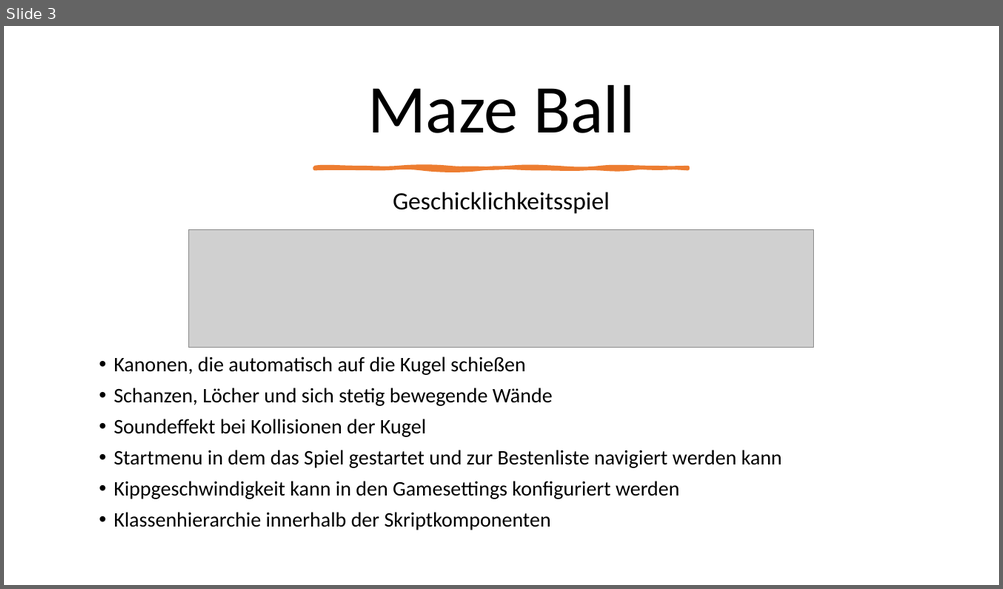
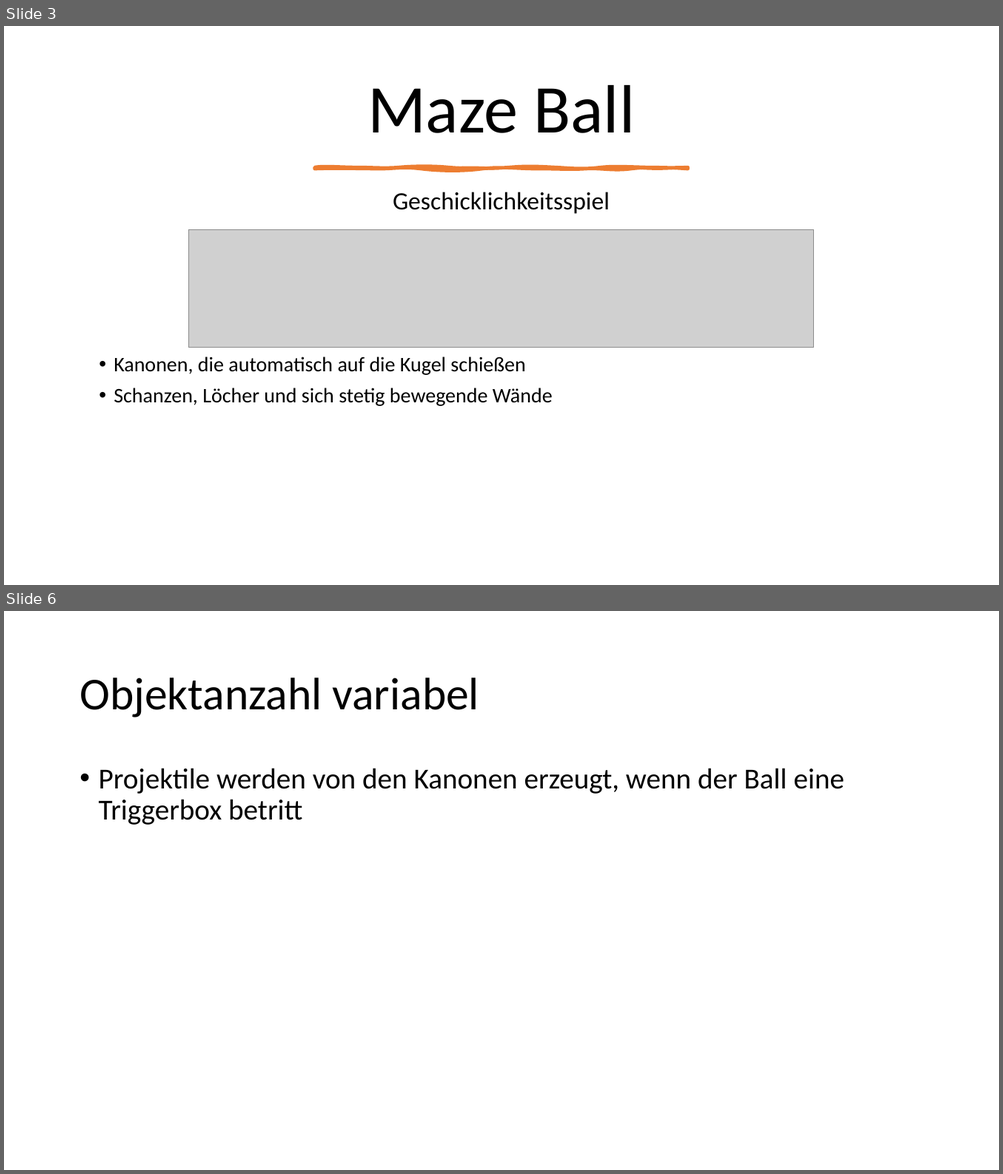
Before and after one commit to Oneof300/MazeBall, a slide deck: concepts/Concept.pptx. Shown one above the other, each under a label of ours: slide 3 before the commit, slides 3 and 6 after it; the slides between them are not shown. The pictures are 1003x589 and 1003x1174 pixels, drawn with LibreOffice and Linux fonts; fonts in the diff are those of the drawing; grey boxes stand for pictures. Boxes give left, top, right and bottom in pixels: in the first picture for what was removed or moved away, otherwise in the second. Text is boxed around its words. In the diff, an @@ line names an element or a change of style, - is before the commit and + after.

```diff
--- a/concepts/Concept.pptx
+++ b/concepts/Concept.pptx
@@ slide 6 added at [4, 611, 999, 1170], background #FFFFFF @@
@@ title added at [79, 678, 480, 718], 44 pt, text #000000 @@
+Objektanzahl variabel
@@ text added at [99, 768, 844, 825], 28 pt, text #000000 @@
+• Projektile werden von den Kanonen erzeugt, wenn der Ball eine Triggerbox betritt
@@ slide 3 changed as well @@
@@ text at [114, 419, 782, 531]: paragraphs removed @@
-• Soundeffekt bei Kollisionen der Kugel
-• Startmenu in dem das Spiel gestartet und zur Bestenliste navigiert werden kann
-• Kippgeschwindigkeit kann in den Gamesettings konfiguriert werden
-• Klassenhierarchie innerhalb der Skriptkomponenten
```
Also in this commit, not shown: 2 other slides changed, 9 other slides added, 1 other file.
